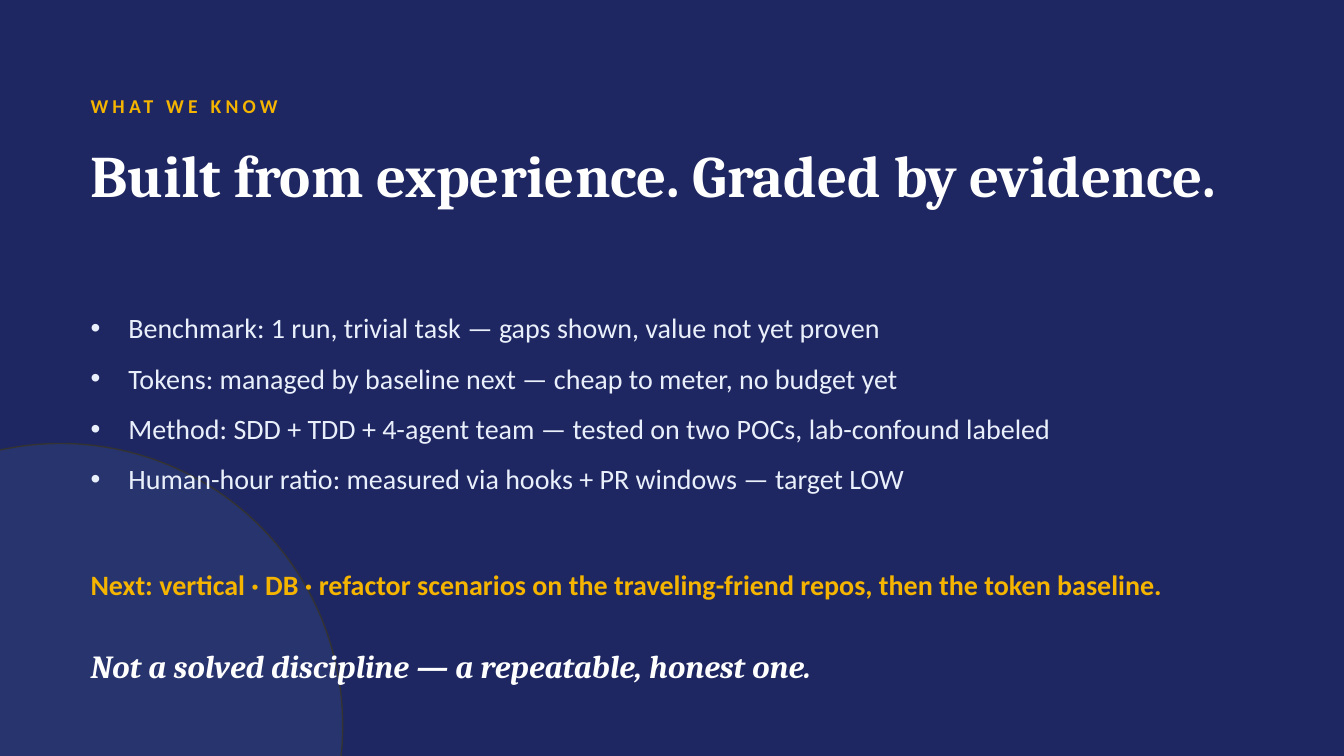
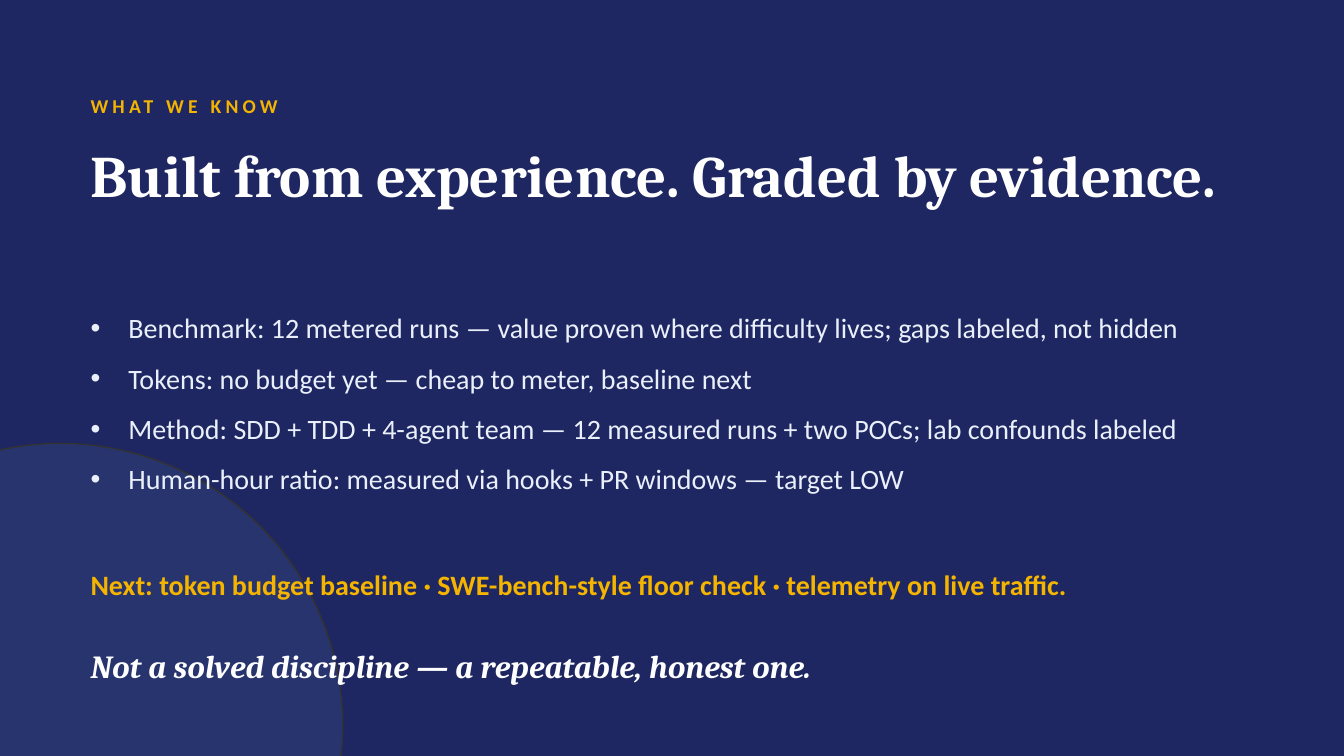
Before and after one commit to trac41799/claude-code-agentic-sdlc, a slide deck: slide 15 of docs/slides/Agentic-SDLC-Tech-Audience.pptx (slide 12 before the commit). Drawn at 1344x756 pixels with LibreOffice and Linux fonts; fonts in the diff are those of the drawing. Boxes give left, top, right and bottom in pixels: in the first picture for what was removed or moved away, otherwise in the second. Text is boxed around its words. In the diff, an @@ line names an element or a change of style, - is before the commit and + after.

Commit message:
demo: live run guide (one request -> tested, logging API in 10 min); deck: tools-stack slide, raw bench evidence slide (BE 6.5m vs 27.4m verbatim), materials & links slide, refreshed gap slide

```diff
--- a/docs/slides/Agentic-SDLC-Tech-Audience.pptx
+++ b/docs/slides/Agentic-SDLC-Tech-Audience.pptx
@@ text at <box>128,318,1177,444</box>: text changed @@
-• Benchmark: 1 run, trivial task — gaps shown, value not yet proven
-• Tokens: managed by baseline next — cheap to meter, no budget yet
-• Method: SDD + TDD + 4-agent team — tested on two POCs, lab-confound labeled
+• Benchmark: 12 metered runs — value proven where difficulty lives; gaps labeled, not hidden
+• Tokens: no budget yet — cheap to meter, baseline next
+• Method: SDD + TDD + 4-agent team — 12 measured runs + two POCs; lab confounds labeled
@@ text at <box>91,572,1066,602</box>: text changed @@
-Next: vertical · DB · refactor scenarios on the traveling-friend repos, then the token baseline.
+Next: token budget baseline · SWE-bench-style floor check · telemetry on live traffic.
```
Also in this commit, not shown: 1 other slide changed, 3 slides added, 2 other files.
